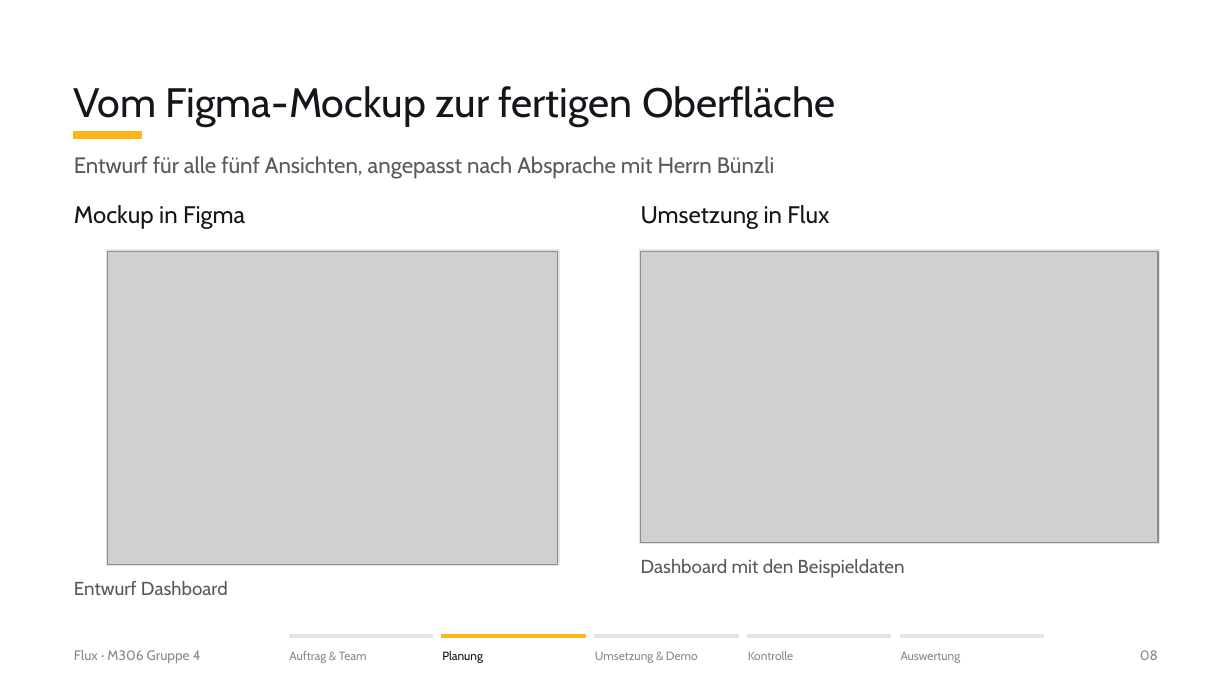
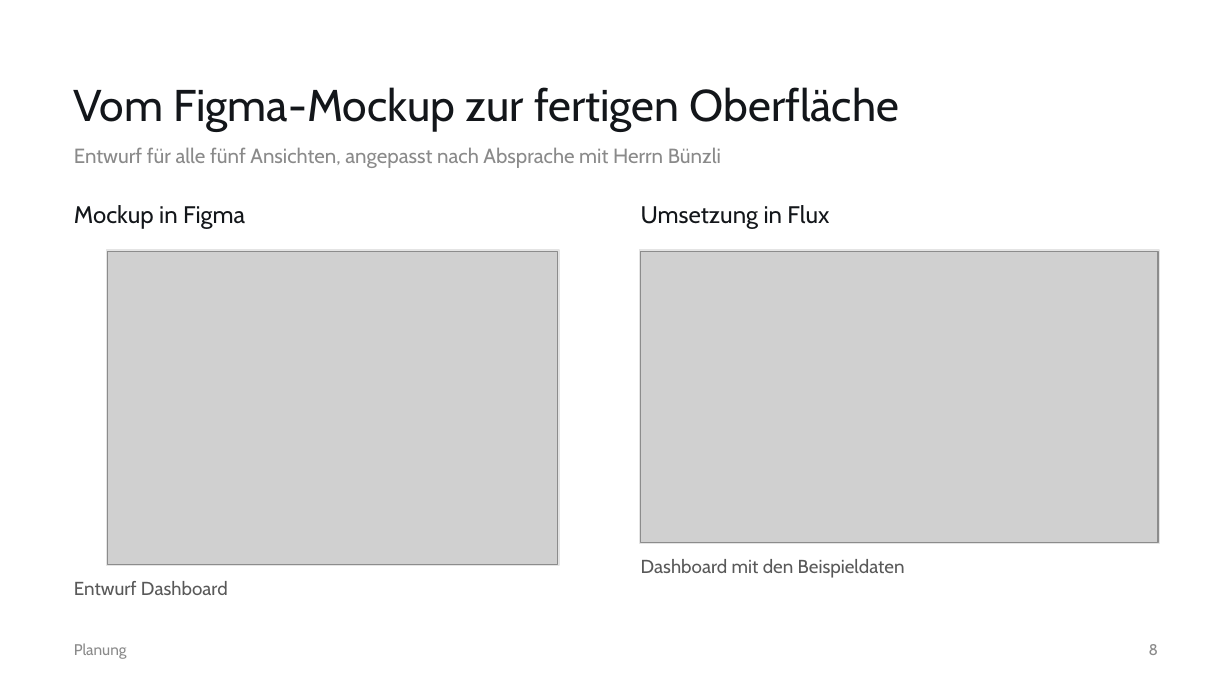
Before and after one commit to gd-pereira/M306-Gruppe-4, a slide deck: slide 8 of praesentation.pptx. Drawn at 1232x693 pixels with LibreOffice and Linux fonts; fonts in the diff are those of the drawing; grey boxes stand for pictures. Boxes give left, top, right and bottom in pixels: in the first picture for what was removed or moved away, otherwise in the second. Text is boxed around its words. In the diff, an @@ line names an element or a change of style, - is before the commit and + after.

```diff
--- a/praesentation.pptx
+++ b/praesentation.pptx
@@ text "Vom Figma-Mockup zur fertigen Oberfläche" at (74,87,899,132): size 24 to 26 pt @@
@@ text "Entwurf für alle fünf Ansichten, ...": place and size @@
-text "Entwurf für alle fünf Ansichten, ..." at (74,156,775,179)
+text "Entwurf für alle fünf Ansichten, ..." at (74,147,721,168)
@@ text "Entwurf für alle fünf Ansichten, ..." at (74,147,721,168): size 13 to 12 pt, text colour #595959 to #8A8A8A @@
@@ rectangle removed at (74,132,142,139) @@
@@ text "Planung": place and size @@
-text "Planung" at (442,651,483,663)
+text "Planung" at (74,643,127,659)
@@ text "Planung" at (74,643,127,659): size 7 to 9 pt, text colour #13161A to #8A8A8A @@
@@ text removed at (74,650,201,663) @@
-Flux · M306 Gruppe 4
@@ text removed at (289,651,367,663) @@
-Auftrag & Team
@@ rectangle removed at (290,634,432,638) @@
@@ rectangle removed at (442,634,585,638) @@
@@ rectangle removed at (595,634,738,638) @@
@@ text removed at (595,651,698,663) @@
-Umsetzung & Demo
@@ rectangle removed at (748,634,891,638) @@
@@ text removed at (748,651,794,660) @@
-Kontrolle
@@ rectangle removed at (901,634,1044,638) @@
@@ text removed at (901,652,961,663) @@
-Auswertung
@@ text removed at (1140,650,1158,660) @@
-08
@@ text added at (1149,644,1158,655), 9 pt, text #8A8A8A @@
+8
```
Also in this commit, not shown: 21 other slides changed, 4 other files.
